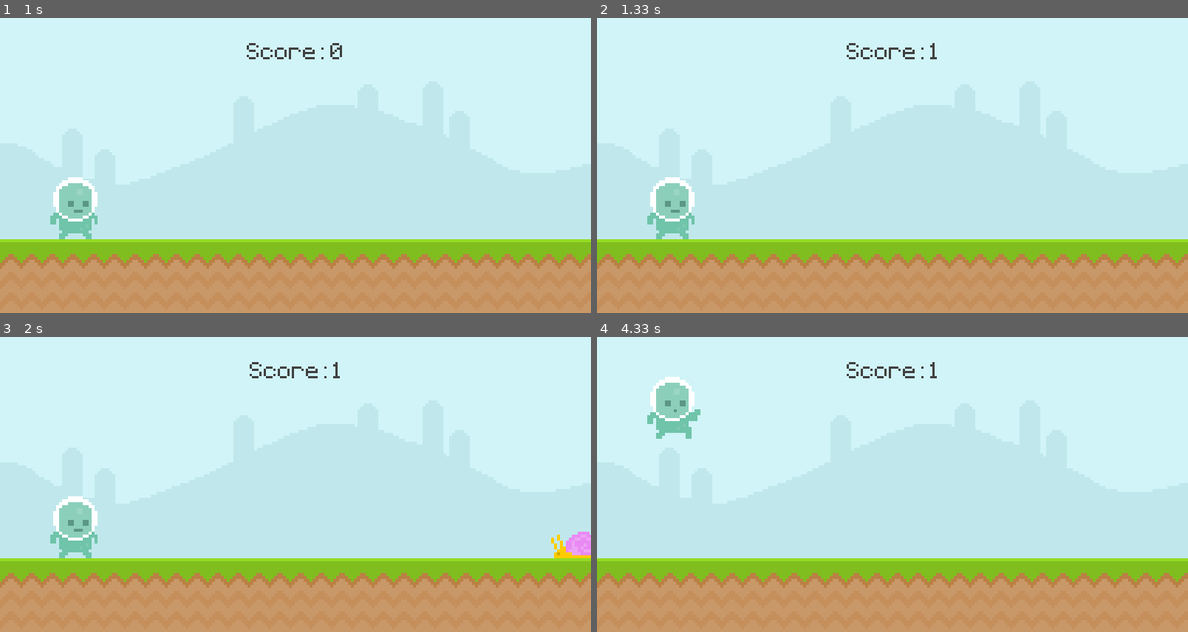
Above: before the commit, frames 1-4 (two rows, left to right).
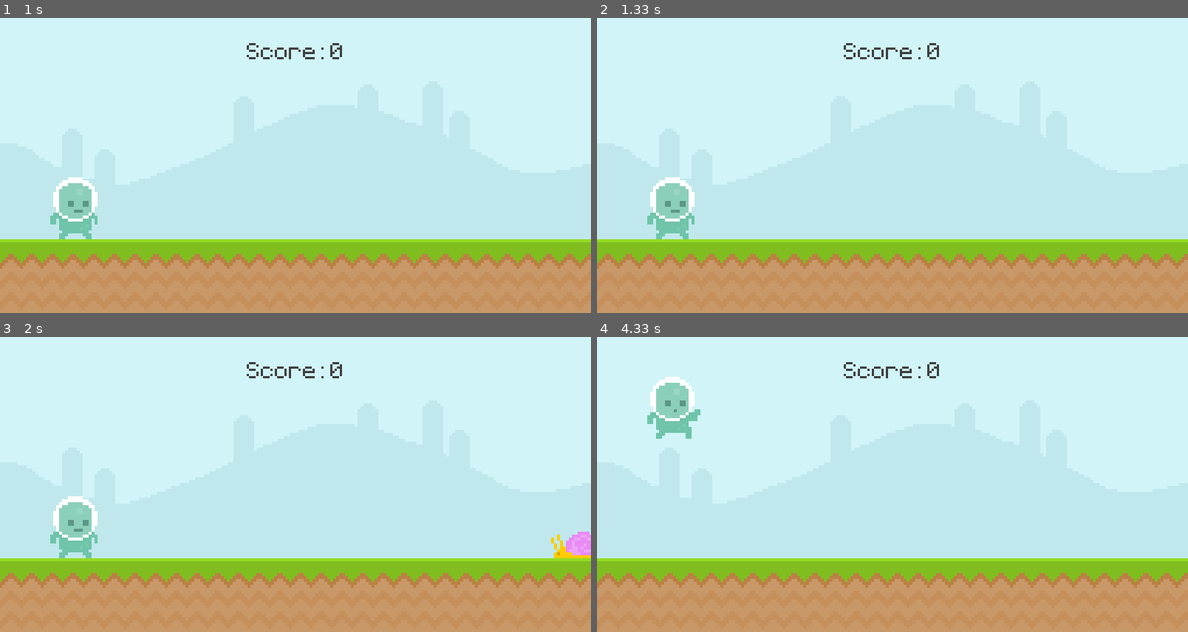
Above: after the commit, the same moments.

Repository: mmajapahitnw/pygame-pixel_runner
Game: pygame game, started from sprite class.py
Two runs of this game, one before a commit and one after it. Both use one fixed random seed, a clock stepped at 60 frames per second and the inputs below.
Inputs:
- Up to frame 1 (1 s): tap Space at 0.33 s
- Up to frame 2 (1.33 s): no input
- Up to frame 3 (2 s): no input
- Up to frame 4 (4.33 s): tap Space at 3.17, 3.57, 3.87, 4.07 s

Frame 1 is identical in both runs. In frame 2, 0.3% of the frame differs, in the area x 41-58%, y 8-14%; in frame 3, 0.3%; in frame 4, 0.3%.

Commit message:
change the score counting

Diff:
--- a/sprite class.py
+++ b/sprite class.py
@@ -69,7 +69,9 @@
         self.image = self.frames[int(self.anim_index)]
 
     def destroy(self):
+        global score
         if self.rect.right <= 0:
+            score += 1
             self.kill()     # destroy said sprite
 
     def update(self):
@@ -85,14 +87,11 @@
     else:
         return True
 
-def display_score():
+def display_score(score):
 
-    current_time = int(pygame.time.get_ticks()/1000) - start_time
-    score_surface = text_font.render(f'Score: {current_time}', False, (64, 64, 64))
+    score_surface = text_font.render(f'Score: {score}', False, (64, 64, 64))
     score_rectangle = score_surface.get_rect(center=(400, 50))
     screen.blit(score_surface, score_rectangle)
-
-    return current_time
 
 pygame.init()       # starts pygame
 
@@ -124,7 +123,6 @@
 
 player_stand = pygame.image.load('graphics/player/player_stand.png').convert_alpha()
 player_stand = pygame.transform.rotozoom(player_stand, 0, 2)
-# player_stand = pygame.transform.scale2x(player_stand)
 player_stand_rectangle = player_stand.get_rect(center=(400, 200))
 
 game_name = text_font.render('Pixel Runner', False, (111, 196, 169))
@@ -155,16 +153,13 @@
         else:
             if event.type == pygame.KEYDOWN and event.key == pygame.K_SPACE:
                 game_active = True
-                # snail_rectangle.left = 800
-                start_time = int(pygame.time.get_ticks()/1000)
+                score = 0
 
     if game_active:
-        score = display_score()
-
         screen.blit(sky_surface, (0, 0))   # to put another surface on this surface (x, y)
         screen.blit(ground_surface, (0, 300))
 
-        display_score()
+        display_score(score)
 
         player.draw(screen)     # display the sprite
         player.update()     # update the sprite
@@ -191,6 +186,5 @@
         else:
             screen.blit(score_surface, score_rectangle)
 
-
     pygame.display.update()
     clock.tick(60)      # to ensure that the while loop run at 60 times per second max
